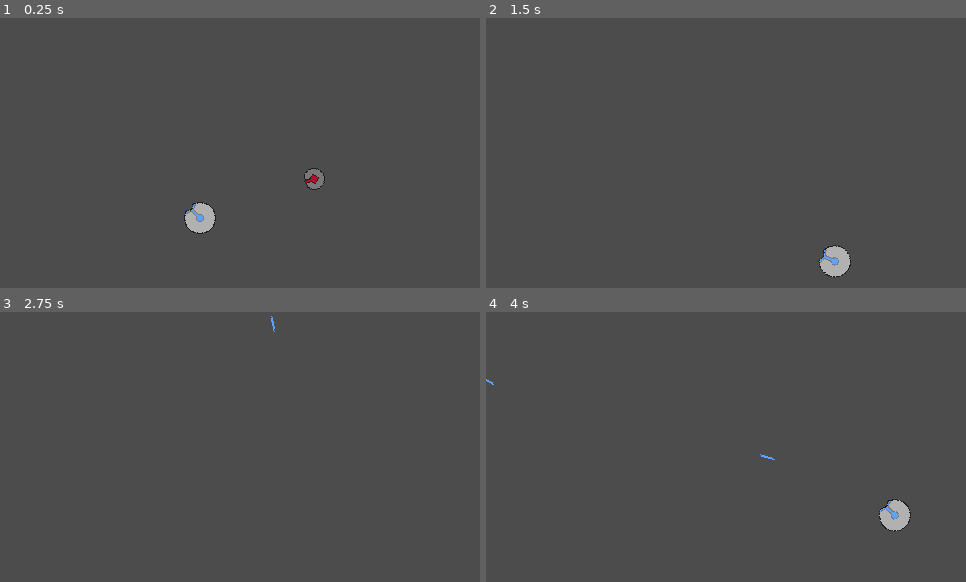
Above: before the commit, frames 1-4 (two rows, left to right).
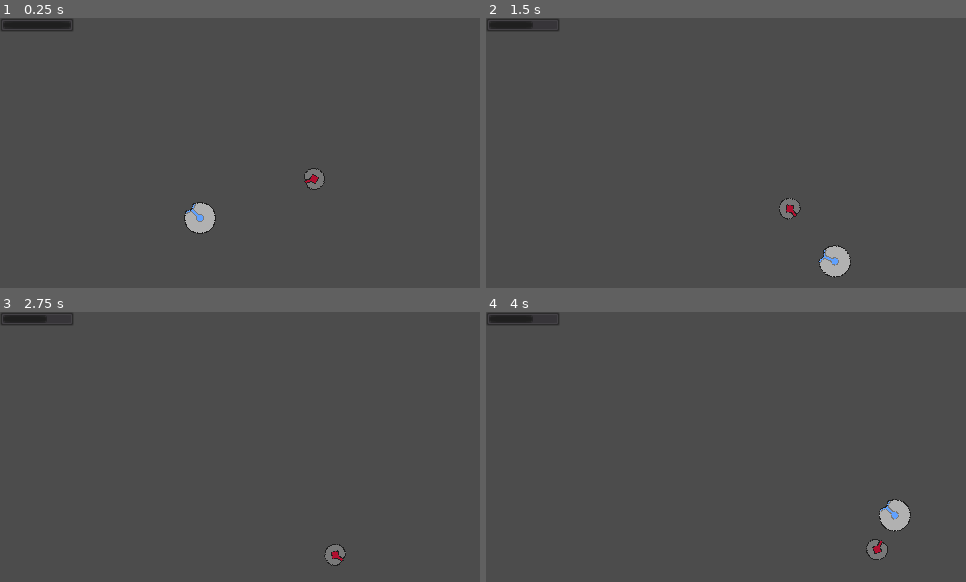
Above: after the commit, the same moments.

Repository: PKGaspi/ACMUPM-GameDevIntro
Game: Godot game, scene res://Main.tscn
Same seed, same stepped clock (60 frames per second), same inputs: the game is played once before the commit and once after it.
Inputs (mouse positions are in pixels of both pictures, inside the frame that each line leads up to):
- Up to frame 1 (0.25 s): no input
- Up to frame 2 (1.5 s): move the mouse to (831, 139) at 0.52 s; press the mouse at (831, 139) at 0.53 s; hold D (move_right) 0.53-1.28 s; move the mouse to (630, 166) at 1.27 s; release the mouse at (630, 166) at 1.28 s; hold S (move_down) from 1.28 s (still down); click (630, 166) at 1.35 s
- Up to frame 3 (2.75 s): move the mouse to (288, 387) at 2.02 s; release S (move_down) at 2.03 s; press the mouse at (288, 387) at 2.03 s; hold D (move_right) from 2.03 s (still down)
- Up to frame 4 (4 s): move the mouse to (702, 501) at 2.77 s; release D (move_right) at 2.78 s; release the mouse at (702, 501) at 2.78 s; hold W (move_up) 2.78-3.53 s; click (702, 501) at 2.85 s; move the mouse to (870, 487) at 3.52 s; press the mouse at (870, 487) at 3.53 s; hold A (move_left) from 3.53 s (still down)

The runs differ from the first frame. In frame 1, 0.5% of the frame differs, in the area x 0-16%, y 0-5%; in frame 2, 0.7%; in frame 3, 0.7%; in frame 4, 0.7%, in the area x 0-84%, y 0-92%.

Commit message:
Added basic hp interface

Diff:
--- /dev/null
+++ b/HPBar.gd
@@ -0,0 +1,10 @@
+extends ProgressBar
+
+
+var to_monitor
+
+func _process(delta):
+	if is_instance_valid(to_monitor):
+		value = to_monitor.hp
+	else:
+		value = 0
--- /dev/null
+++ b/Main.gd
@@ -0,0 +1,7 @@
+extends Node
+
+onready var _player = $World/Player
+onready var _hp_bar = $UI/HPBar
+
+func _ready() -> void:
+	_hp_bar.to_monitor = _player
--- a/Main.tscn
+++ b/Main.tscn
@@ -1,10 +1,13 @@
-[gd_scene load_steps=4 format=2]
+[gd_scene load_steps=6 format=2]
 
 [ext_resource path="res://Player.tscn" type="PackedScene" id=1]
 [ext_resource path="res://Enemy.tscn" type="PackedScene" id=2]
 [ext_resource path="res://World.gd" type="Script" id=3]
+[ext_resource path="res://HPBar.gd" type="Script" id=4]
+[ext_resource path="res://Main.gd" type="Script" id=5]
 
 [node name="Main" type="Node"]
+script = ExtResource( 5 )
 
 [node name="World" type="Node2D" parent="."]
 script = ExtResource( 3 )
@@ -14,3 +17,19 @@
 
 [node name="Enemy" parent="World" instance=ExtResource( 2 )]
 position = Vector2( 325.843, 156.975 )
+
+[node name="UI" type="Control" parent="."]
+anchor_right = 1.0
+anchor_bottom = 1.0
+__meta__ = {
+"_edit_use_anchors_": false
+}
+
+[node name="HPBar" type="ProgressBar" parent="UI"]
+margin_right = 74.0
+margin_bottom = 14.0
+max_value = 3.0
+step = 1.0
+value = 3.0
+percent_visible = false
+script = ExtResource( 4 )
Not shown, changed: notas.md
